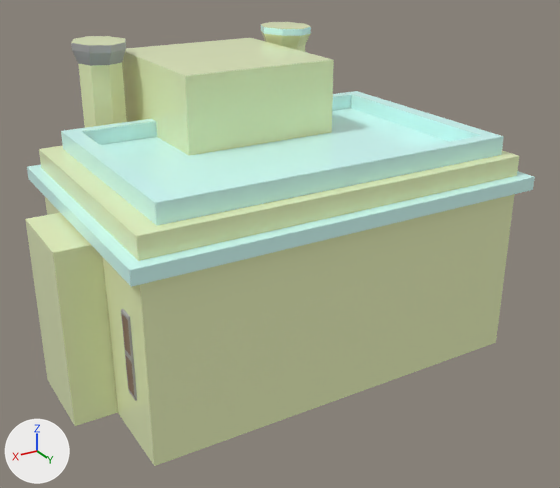
One commit to the FBX model SeniorProject2025/Assets/BetaBuildings/Bank.fbx: the scene before it, then after it.
Before and after are seen from a 50 mm lens placed at (1.59, 3.27, 1.75), pointed at (0.02, 0.65, 0.43). Arrows for +X, +Y and +Z are at lower left; the lights stay in place. Where no turn or scale is listed for an object, it has been applied to the vertices.
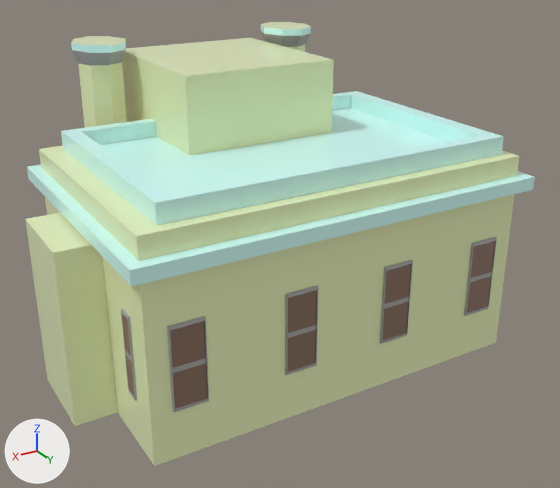
Edits to the bpy script that builds the scene:
```text
Change me_mesh_008:
    where me_mesh_008.from_pydata(...)  # 34 vertices, 40 faces; spans x -0.119..0.119, y -0.147..0.147, z -0.569..0.656
    used by ob_pcylinder90; location = (-0.411, -0.017, 0.581)
    me_mesh_008 part 1: all 8 faces centred in x -0.091..0.091, y -0.106..0.106, z 0.598 switch from mat_standardsurface13 (green #e1efbe) to mat_standardsurface1 (grey #aaaaaa)
Change me_mesh_010:
    where me_mesh_010.from_pydata(...)  # 34 vertices, 40 faces; spans x -0.119..0.119, y -0.147..0.147, z -0.569..0.656
    used by ob_pcylinder91; location = (0.517, -0.017, 0.581)
    me_mesh_010 part 2: all 8 faces centred in x -0.099..0.099, y -0.125..0.125, z 0.641 switch from mat_standardsurface1 (grey #aaaaaa) to mat_standardsurface12 (cyan #caffff)
Add me_mesh_017:
    me_mesh_017.from_pydata(...)  # 56 vertices, 45 faces; spans x -0.066..0.066, y -0.006..0.006, z -0.162..0.162
    # faces by material slot: [44, 1]
    me_mesh_017.materials.append(mat_standardsurface1)  # grey #aaaaaa
    me_mesh_017.materials.append(mat_lambert3)  # brown #8a6e5d
Add ob_polysurface753:
    ob_polysurface753 = bpy.data.objects.new('polySurface753', me_mesh_017)
    ob_polysurface753.location = (-0.144, 1.238, 0.372)
Add ob_polysurface752:
    ob_polysurface752 = bpy.data.objects.new('polySurface752', me_mesh_017.copy())
    ob_polysurface752.location = (0.283, 1.238, 0.372)
Add ob_polysurface751:
    ob_polysurface751 = bpy.data.objects.new('polySurface751', me_mesh_017.copy())
    ob_polysurface751.location = (0.722, 1.238, 0.372)
Add ob_polysurface750:
    ob_polysurface750 = bpy.data.objects.new('polySurface750', me_mesh_017.copy())
    ob_polysurface750.location = (-0.58, 1.238, 0.372)
```

Boxes [x1, y1, x2, y2] around the edits, measured in the pictures (560 x 488 px):
'polySurface751', added (brown)
    after: [167, 316, 209, 412]
    faces in mat_lambert3 (brown #8a6e5d): [170, 321, 207, 409]
    faces in mat_standardsurface1 (grey #aaaaaa): [167, 316, 209, 412]
'polySurface752', added (brown)
    after: [285, 285, 318, 375]
    faces in mat_lambert3 (brown #8a6e5d): [288, 290, 317, 372]
    faces in mat_standardsurface1 (grey #aaaaaa): [285, 285, 318, 375]
'polySurface753', added (brown)
    after: [380, 260, 413, 344]
    faces in mat_lambert3 (brown #8a6e5d): [382, 264, 411, 341]
    faces in mat_standardsurface1 (grey #aaaaaa): [380, 260, 413, 344]
'polySurface750', added (brown)
    after: [464, 237, 497, 316]
    faces in mat_lambert3 (brown #8a6e5d): [467, 241, 495, 313]
    faces in mat_standardsurface1 (grey #aaaaaa): [464, 237, 497, 316]
part 1 of me_mesh_008, recoloured (green to grey)
    both: [261, 31, 311, 47]
part 2 of me_mesh_010, recoloured (grey to cyan)
    both: [71, 39, 126, 53]
